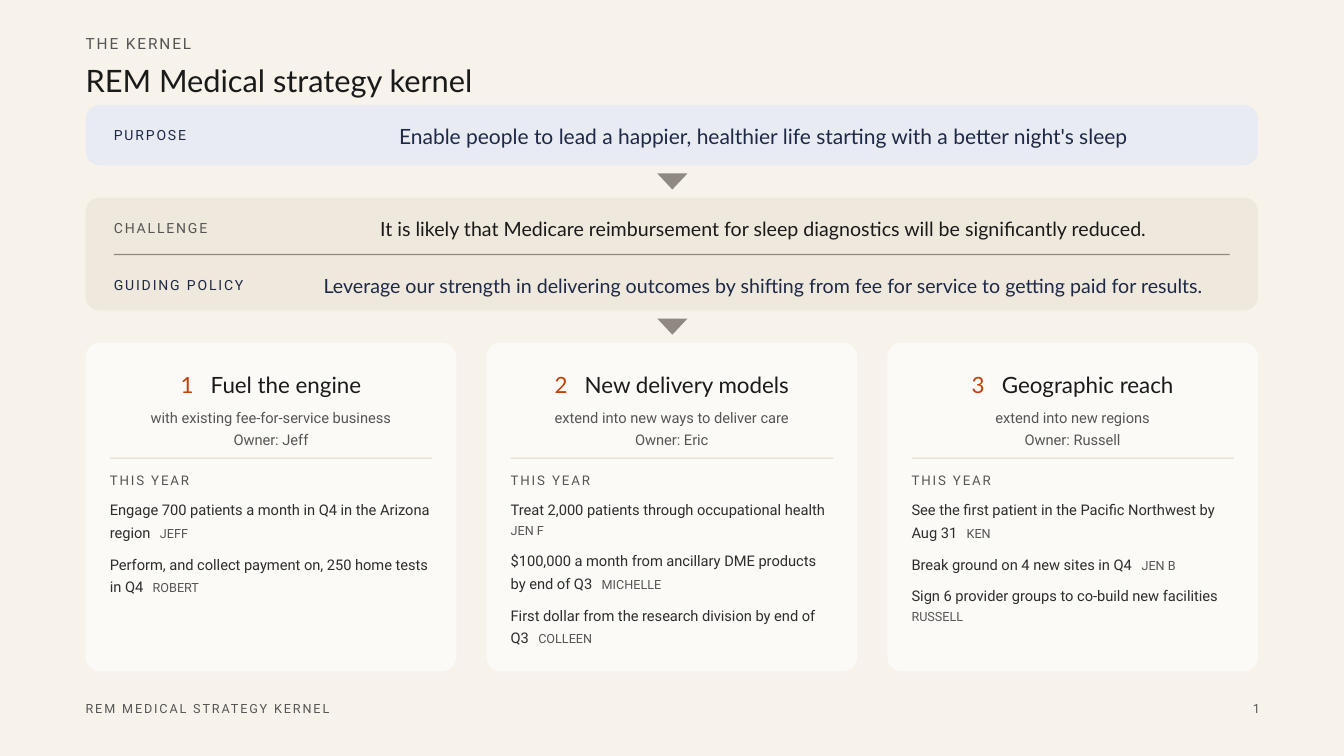
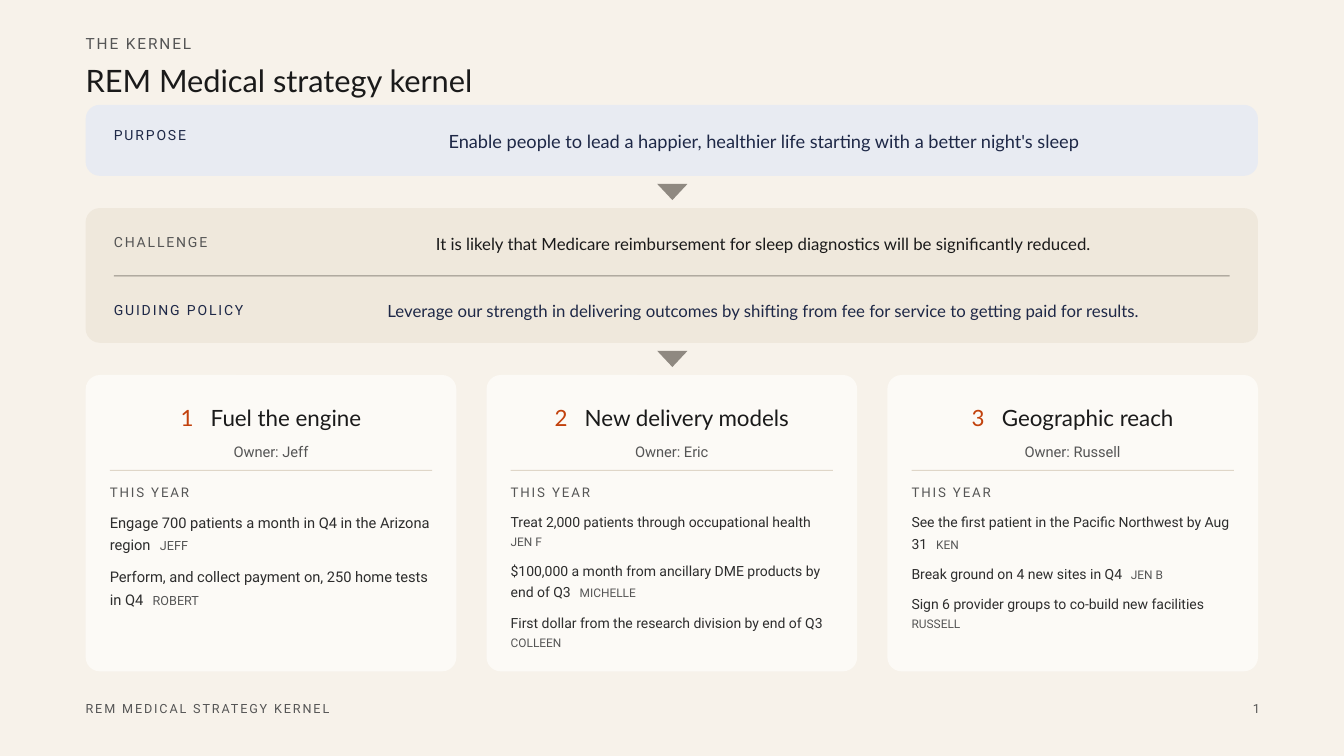
Before and after one commit to bigchewy/aligned_cc_skills, a slide deck: slide 1 of frameworks/kernel-of-good-strategy/example-strategy-kernel.pptx. Drawn at 1344x756 pixels with LibreOffice and Linux fonts; fonts in the diff are those of the drawing. Boxes give left, top, right and bottom in pixels: in the first picture for what was removed or moved away, otherwise in the second. Text is boxed around its words. In the diff, an @@ line names an element or a change of style, - is before the commit and + after.

```diff
--- a/frameworks/kernel-of-good-strategy/example-strategy-kernel.pptx
+++ b/frameworks/kernel-of-good-strategy/example-strategy-kernel.pptx
@@ rounded rectangle: place and size @@
-rounded rectangle at box(86, 105, 1258, 165)
+rounded rectangle at box(86, 105, 1258, 175)
@@ text "Enable people to lead a ..." at box(449, 134, 1079, 152): size 15 to 13 pt @@
@@ proportions changed in 5 elements at box(86, 105, 1258, 175), box(86, 375, 457, 671), box(487, 375, 858, 671), box(887, 375, 1258, 671), box(86, 208, 1258, 343) @@
@@ rounded rectangle: place and size @@
-rounded rectangle at box(86, 198, 1258, 311)
+rounded rectangle at box(86, 208, 1258, 343)
@@ 4 texts: place and size @@
-4 texts at box(114, 223, 1121, 445)
+4 texts at box(114, 237, 1121, 457)
@@ text "It is likely that Medicare ...": place and size @@
-text "It is likely that Medicare ..." at box(380, 221, 1146, 240)
+text "It is likely that Medicare ..." at box(436, 237, 1090, 253)
@@ text "It is likely that Medicare ..." at box(436, 237, 1090, 253): size 14 to 12 pt @@
@@ rectangle: place and size @@
-rectangle at box(114, 254, 1230, 255)
+rectangle at box(114, 275, 1230, 276)
@@ text "Leverage our strength in delivering ..." at box(387, 304, 1138, 320): size 14 to 12 pt @@
@@ text "Leverage our strength in delivering ...": place and size @@
-text "Leverage our strength in delivering ..." at box(324, 278, 1202, 297)
+text "Leverage our strength in delivering ..." at box(387, 304, 1138, 320)
@@ text "GUIDING POLICY": place and size @@
-text "GUIDING POLICY" at box(114, 280, 243, 290)
+text "GUIDING POLICY" at box(114, 305, 243, 315)
@@ 3 texts, 1 triangle: place and size @@
-3 texts, 1 triangle at box(181, 319, 1174, 397)
+3 texts, 1 triangle at box(181, 351, 1174, 430)
@@ rounded rectangle: place and size @@
-rounded rectangle at box(86, 343, 457, 671)
+rounded rectangle at box(86, 375, 457, 671)
@@ rounded rectangle: place and size @@
-rounded rectangle at box(487, 343, 858, 671)
+rounded rectangle at box(487, 375, 858, 671)
@@ rounded rectangle: place and size @@
-rounded rectangle at box(887, 343, 1258, 671)
+rounded rectangle at box(887, 375, 1258, 671)
@@ text removed at box(151, 412, 391, 426) @@
-with existing fee-for-service business
@@ text removed at box(555, 412, 789, 426) @@
-extend into new ways to deliver care
@@ text removed at box(995, 412, 1149, 426) @@
-extend into new regions
@@ 3 texts, 3 rectangles, 1 triangle: place and size @@
-3 texts, 3 rectangles, 1 triangle at box(110, 173, 1234, 485)
+3 texts, 3 rectangles, 1 triangle at box(110, 184, 1234, 497)
@@ text "Engage 700 patients a month ...": place and size @@
-text "Engage 700 patients a month ..." at box(110, 504, 430, 594)
+text "Engage 700 patients a month ..." at box(110, 517, 430, 607)
@@ text "Treat 2,000 patients through occupational ...": place and size @@
-text "Treat 2,000 patients through occupational ..." at box(511, 504, 825, 645)
+text "Treat 2,000 patients through occupational ..." at box(511, 516, 822, 647)
@@ text "Treat 2,000 patients through occupational ..." at box(511, 516, 822, 647): size 10.5 to 10 pt in "Treat 2,000 patients through occupational health", "$100,000 a month from ancillary DME products ...", "First dollar from the research division by ..."; size 9 to 8.5 pt in "JEN F", "MICHELLE", "COLLEEN" @@
@@ text "See the first patient in ...": place and size @@
-text "See the first patient in ..." at box(912, 504, 1218, 621)
+text "See the first patient in ..." at box(912, 516, 1230, 628)
@@ text "See the first patient in ..." at box(912, 516, 1230, 628): size 10.5 to 10 pt in "See the first patient in the Pacific ...", "Break ground on 4 new sites in ...", "Sign 6 provider groups to co-build new ..."; size 9 to 8.5 pt in "KEN", "JEN B", "RUSSELL" @@
```
Also in this commit, not shown: 6 other slides changed, 7 other files.
